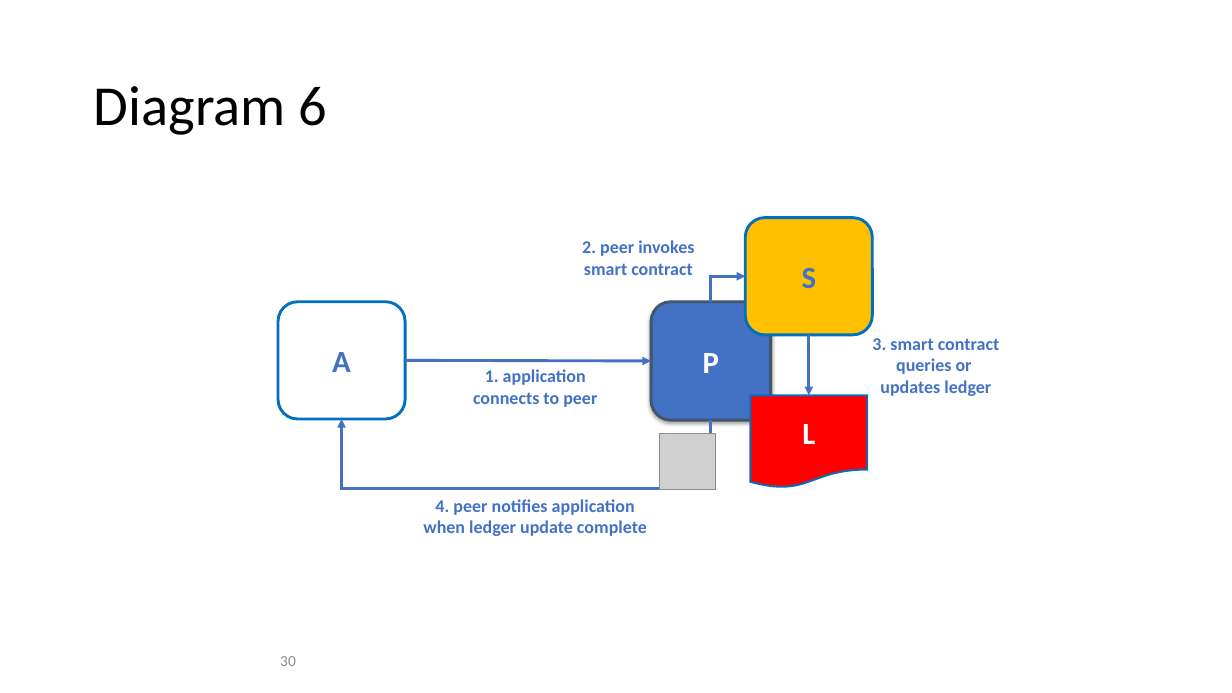
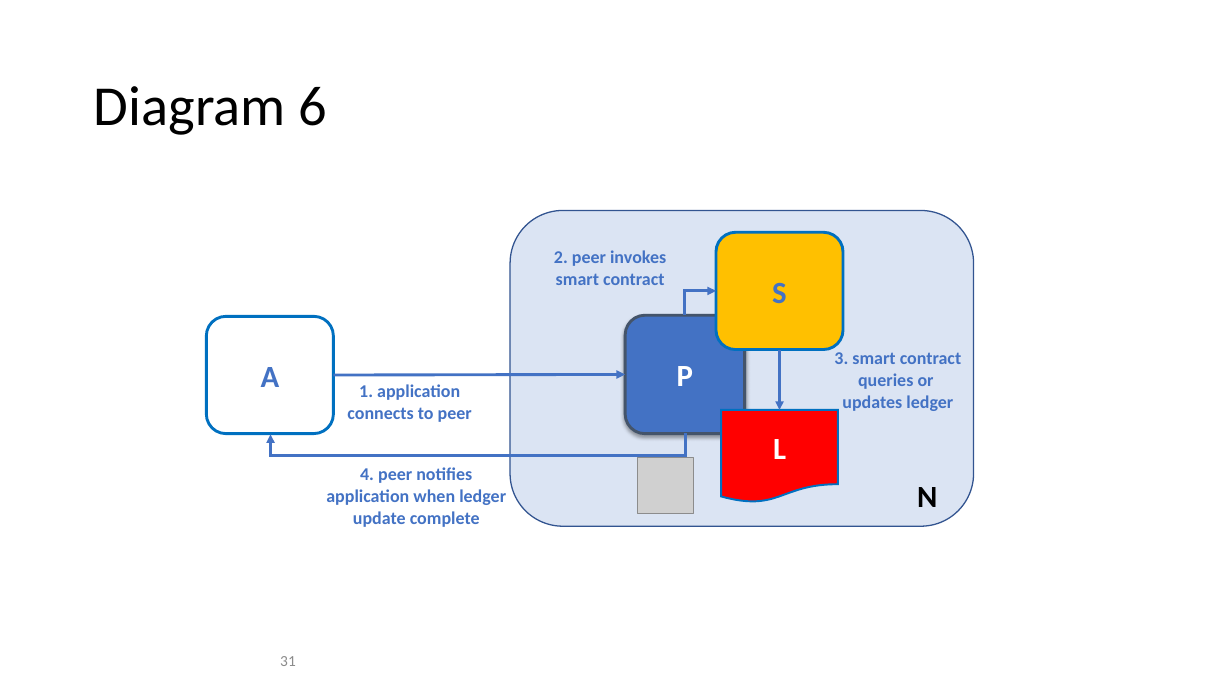
Before and after one commit to FabricTOC/FabricTOC, a slide deck: slide 31 of docs/OtherSourceMaterial/Diagrams.pptx (slide 30 before the commit). Drawn at 1232x693 pixels with LibreOffice and Linux fonts; fonts in the diff are those of the drawing; grey boxes stand for pictures. Boxes give left, top, right and bottom in pixels: in the first picture for what was removed or moved away, otherwise in the second. Text is boxed around its words. In the diff, an @@ line names an element or a change of style, - is before the commit and + after.

Commit message:
Peer updates

```diff
--- a/docs/OtherSourceMaterial/Diagrams.pptx
+++ b/docs/OtherSourceMaterial/Diagrams.pptx
@@ rounded rectangle added at box(510, 211, 974, 527), fill #DBE4F3, outline #325491 1 pt @@
@@ text "2. peer invokes smart contract": place and size @@
-text "2. peer invokes smart contract" at box(582, 240, 694, 275)
+text "2. peer invokes smart contract" at box(554, 250, 666, 285)
@@ elbow arrow moved from (711, 302) - (746, 276) to (685, 315) - (716, 291) @@
@@ rounded rectangle "A": place and size @@
-rounded rectangle "A" at box(278, 302, 406, 420)
+rounded rectangle "A" at box(206, 316, 334, 433)
@@ rounded rectangle "P": place and size @@
-rounded rectangle "P" at box(652, 302, 771, 421)
+rounded rectangle "P" at box(626, 315, 745, 433)
@@ 1 rounded rectangle, 1 flow chart document, 1 arrow: place and size @@
-1 rounded rectangle, 1 flow chart document, 1 arrow at box(746, 218, 873, 488)
+1 rounded rectangle, 1 flow chart document, 1 arrow at box(716, 232, 844, 503)
@@ text "3. smart contract queries or": place and size @@
-text "3. smart contract queries or" at box(872, 338, 999, 396)
+text "3. smart contract queries or" at box(834, 352, 961, 411)
@@ text "1. application connects to peer": place and size @@
-text "1. application connects to peer" at box(473, 369, 597, 407)
+text "1. application connects to peer" at box(347, 384, 472, 422)
@@ arrow moved from (405, 360) - (652, 361) to (334, 375) - (626, 374) @@
@@ elbow arrow moved from (711, 421) - (342, 419) to (686, 433) - (271, 434) @@
@@ text "4. peer notifies application when ..." rewrapped from box(423, 499, 647, 536) to box(326, 467, 506, 527) @@
@@ picture: place and size @@
-picture at box(660, 433, 716, 490)
+picture at box(638, 457, 694, 514)
@@ text added at box(917, 487, 937, 507), 24 pt, text #000000, bold @@
+N
@@ page number at box(280, 656, 296, 666): text changed @@
-30
+31
```
Also in this commit, not shown: 1 slide added, 4 other files.
